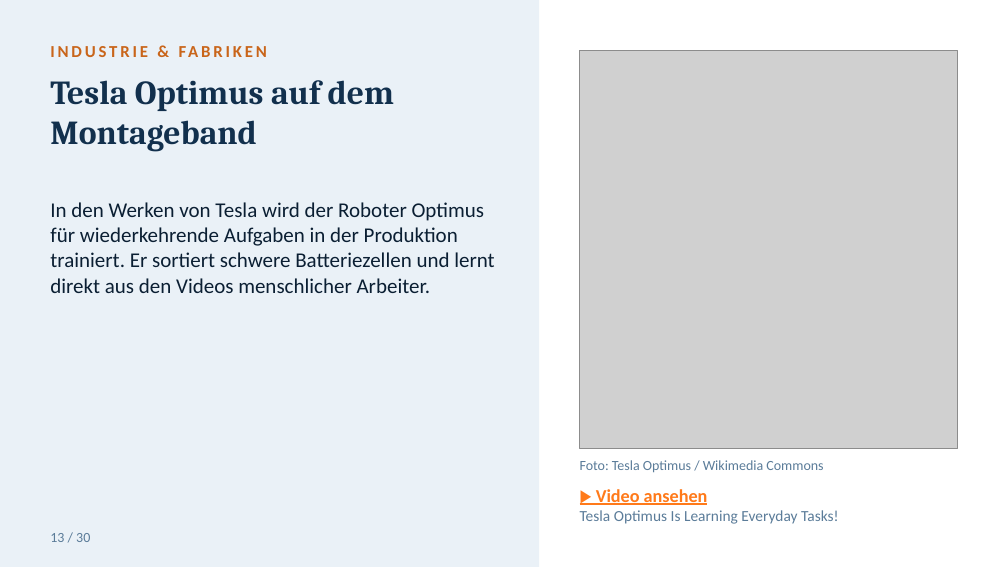
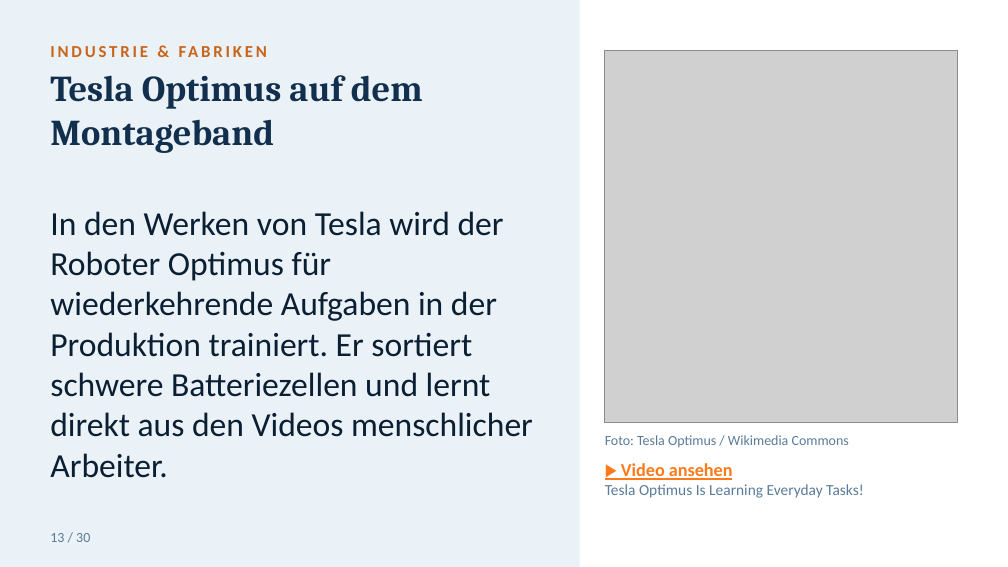
Before and after one commit to toshkaraf/tagesf-rderst-tte, a slide deck: slide 14 of Humanoide_Roboter.pptx. Drawn at 1008x567 pixels with LibreOffice and Linux fonts; fonts in the diff are those of the drawing; grey boxes stand for pictures. Boxes give left, top, right and bottom in pixels: in the first picture for what was removed or moved away, otherwise in the second. Text is boxed around its words. In the diff, an @@ line names an element or a change of style, - is before the commit and + after.

```diff
--- a/Humanoide_Roboter.pptx
+++ b/Humanoide_Roboter.pptx
@@ rectangle resized from (x1=0, y1=0, x2=539, y2=566) to (x1=0, y1=0, x2=580, y2=566) @@
@@ picture resized from (x1=580, y1=50, x2=958, y2=449) to (x1=605, y1=50, x2=958, y2=422) @@
@@ text "Tesla Optimus auf dem Montageband" at (x1=50, y1=75, x2=423, y2=153): size 24 to 26 pt @@
@@ text "In den Werken von Tesla ..." at (x1=50, y1=211, x2=533, y2=478): size 15 to 24 pt; less space between paragraphs @@
@@ text "Foto: Tesla Optimus / Wikimedia ..." moved from (x1=580, y1=460, x2=823, y2=473) to (x1=605, y1=435, x2=849, y2=447) @@
@@ text "▶ Video ansehen" moved from (x1=580, y1=489, x2=839, y2=524) to (x1=605, y1=463, x2=864, y2=498) @@
```
Also in this commit, not shown: 29 other slides changed.
